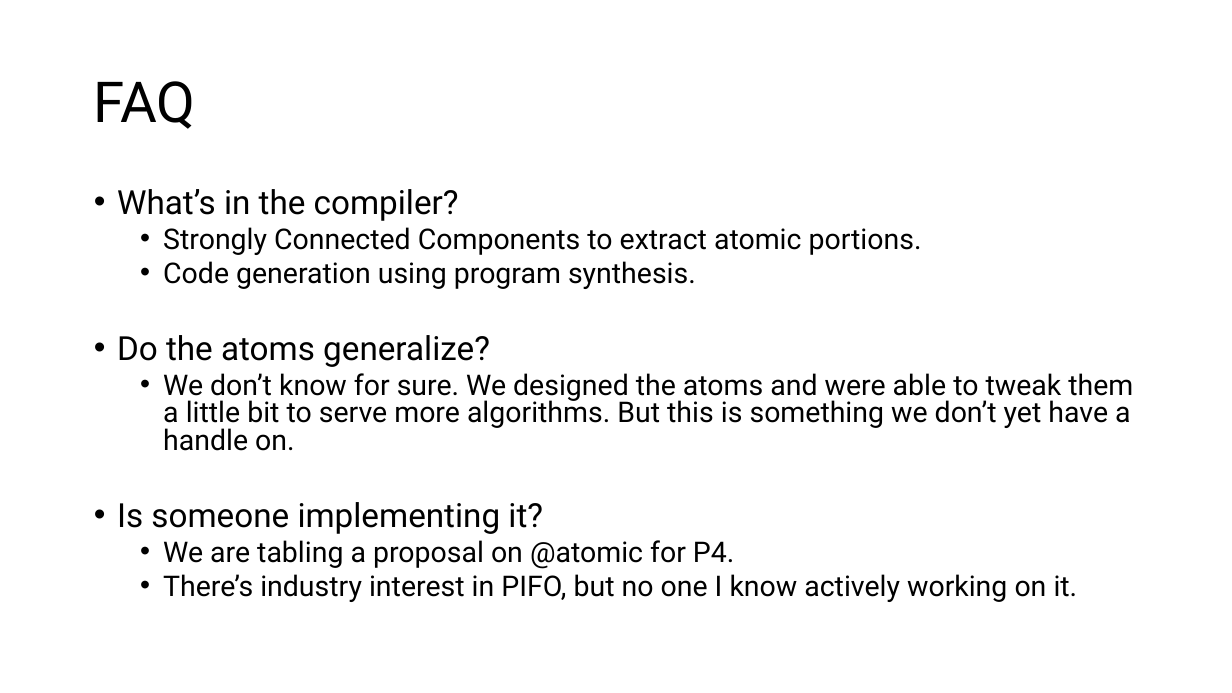
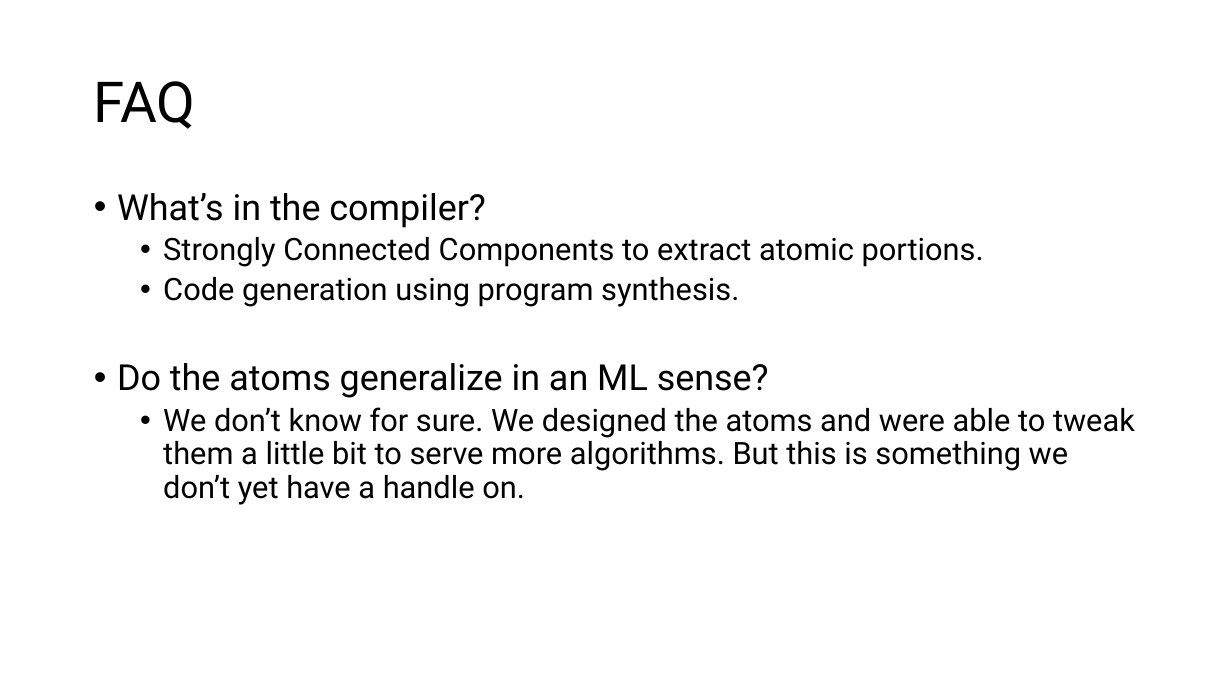
Before and after one commit to anirudhSK/pifo-domino-marple-ppts, a slide deck: slide 49 of combined_domino_pifo.pptx (slide 48 before the commit). Drawn at 1232x693 pixels with LibreOffice and Linux fonts; fonts in the diff are those of the drawing. Boxes give left, top, right and bottom in pixels: in the first picture for what was removed or moved away, otherwise in the second. Text is boxed around its words. In the diff, an @@ line names an element or a change of style, - is before the commit and + after.

```diff
--- a/combined_domino_pifo.pptx
+++ b/combined_domino_pifo.pptx
@@ text at (117,193,1135,505): size 25.9 to 28 pt in "What’s in the compiler?"; size 22.2 to 24 pt in "Strongly Connected Components to extract atomic portions.", "Code generation using program synthesis.", "We don’t know for sure. We designed ..."; line spacing 0.8 to 0.9 @@
@@ text at (117,363,769,398): text changed; size 25.9 to 28 pt @@
-• Do the atoms generalize?
+• Do the atoms generalize in an ML sense?
@@ text at (117,502,1078,602): paragraphs removed @@
-• Is someone implementing it?
-  • We are tabling a proposal on @atomic for P4.
-  • There’s industry interest in PIFO, but no one I know actively working on it.
```
Also in this commit, not shown: 25 other slides changed, 8 slides added, 7 slides removed, 1 other file.
